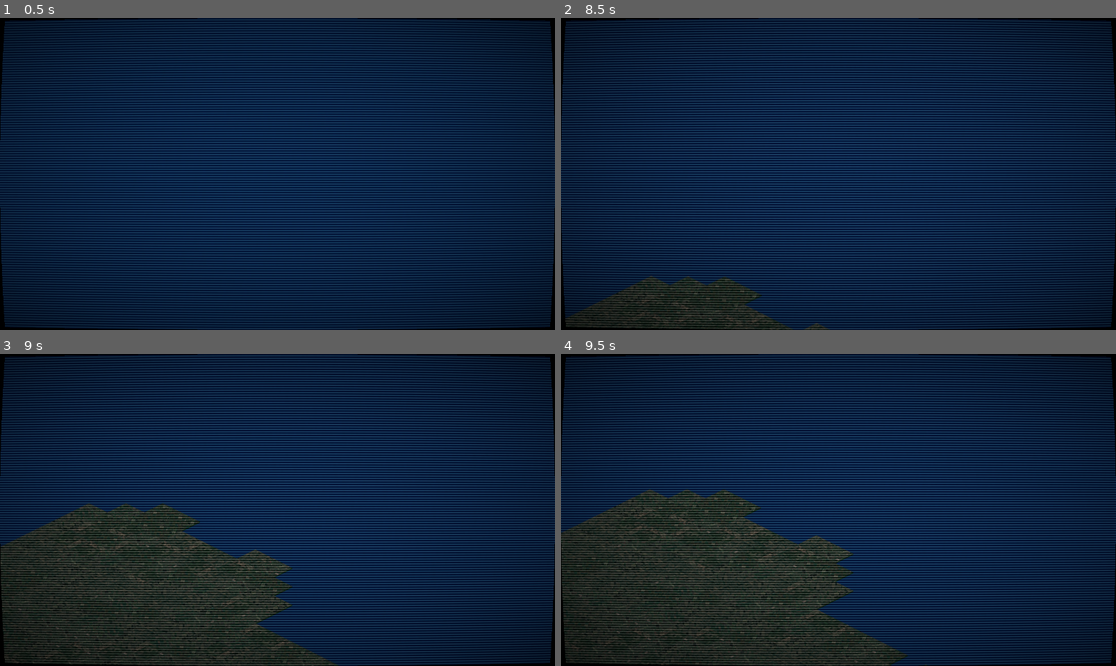
Above: before the commit, frames 1-4 (two rows, left to right).
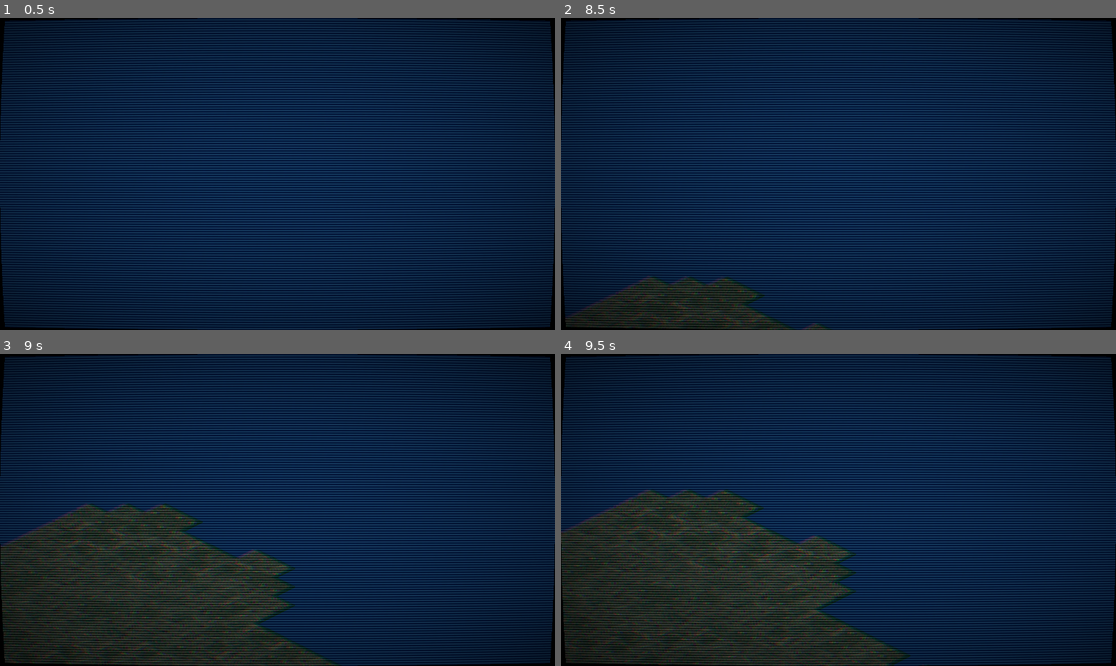
Above: after the commit, the same moments.

Repository: romabanana/romania2
Game: Godot game, scene res://scenes/main.tscn
Same seed, same stepped clock (60 frames per second), same inputs: the game is played once before the commit and once after it.
Inputs (mouse positions are in pixels of both pictures, inside the frame that each line leads up to):
- Up to frame 1 (0.5 s): no input
- Up to frame 2 (8.5 s): tap Enter at 0.5, 2, 3.5 s; move the mouse to (960, 158) at 0.52 s; hold D 0.53-1.25 s; tap C at 0.6, 2.1, 8.1 s; click (960, 158) at 0.67 s; tap Space at 0.77, 1.25, 2.75, 3.77, 4.25, 6.77 s; tap X at 0.8, 2.3, 3.8, 5.1, 6.6, 8.3 s; drag from (727, 189) to (810, 236) at 1.27 s; move the mouse to (894, 105) at 2.02 s; hold D 2.03-2.75 s; drag from (810, 236) to (672, 127) at 2.77 s; move the mouse to (1005, 220) at 3.52 s; hold A 3.53-4.25 s; tap Alt at 3.6 s; drag from (672, 127) to (755, 96) at 4.27 s; move the mouse to (866, 174) at 5.02 s; hold S 5.03-5.75 s; click (866, 174) at 5.17 s; drag from (755, 96) to (727, 189) at 5.77 s; move the mouse to (960, 158) at 6.52 s; hold W 6.53-7.25 s; drag from (727, 189) to (810, 236) at 7.27 s; move the mouse to (894, 105) at 8.02 s; hold S from 8.03 s (still down)
- Up to frame 3 (9 s): release S at 8.75 s; drag from (249, 572) to (111, 463) at 8.77 s
- Up to frame 4 (9.5 s): no input

Frame 1 is identical in both runs. In frame 2, 0.2% of the frame differs, in the area x 4-49%, y 82-100%; in frame 3, 1.7%; in frame 4, 1.9%, in the area x 0-63%, y 43-100%.

Commit message:
removed old scripts and fix minor issues

Diff:
--- a/scenes/main.tscn
+++ b/scenes/main.tscn
@@ -4,15 +4,14 @@
 [ext_resource type="Texture2D" uid="uid://c8jn1o6sbm5n6" path="res://assets/tilesets/test_tilest_3.png" id="3_jscy8"]
 [ext_resource type="Shader" uid="uid://b2eebbo6klu8d" path="res://shaders/water.gdshader" id="4_pm3ni"]
 [ext_resource type="Texture2D" uid="uid://3dfsldwpp57x" path="res://maps/map_01_provinces.png" id="5_a8y0u"]
-[ext_resource type="Shader" uid="uid://bxskpn667ysxq" path="res://scenes/FactionsMap.gdshader" id="6_jkv2x"]
+[ext_resource type="Shader" uid="uid://qyqo0nmj387i" path="res://shaders/faction_map.gdshader" id="6_a8y0u"]
 [ext_resource type="Texture2D" uid="uid://bcbrnvxs7yp36" path="res://assets/tilesets/sat_tileset.png" id="6_og1vs"]
 [ext_resource type="Texture2D" uid="uid://cixu2iuc1s4x4" path="res://maps/political_map.png" id="10_yq6so"]
 [ext_resource type="Texture2D" uid="uid://dfe6y3p1a6j2q" path="res://maps/border_map_4096.png" id="12_dp3eg"]
 [ext_resource type="Shader" uid="uid://bqwvmr70gnsi2" path="res://shaders/border.gdshader" id="12_tel4y"]
-[ext_resource type="Texture2D" uid="uid://qb28uwu154x7" path="res://scripts/autoloads/map_01_provinces_4096.png" id="13_gqmmt"]
+[ext_resource type="Texture2D" uid="uid://qb28uwu154x7" path="res://maps/map_01_provinces_4096.png" id="13_gqmmt"]
 [ext_resource type="Script" uid="uid://dj6gjhuc1ci5g" path="res://scripts/camera_2d.gd" id="16_j8jky"]
 [ext_resource type="Shader" uid="uid://ddmjbifcoltas" path="res://shaders/crt.gdshader" id="18_fuf3a"]
-[ext_resource type="Script" uid="uid://dm37rijg66dst" path="res://scripts/crt.gd" id="19_pibwh"]
 [ext_resource type="Script" uid="uid://sytpndouud54" path="res://scripts/selection_panel.gd" id="20_c6pm6"]
 [ext_resource type="Script" uid="uid://tglgwhkkc5lv" path="res://scenes/DebugPanel.gd" id="20_gqmmt"]
 
@@ -982,7 +981,7 @@
 tile_proxies/coords_level = [[0, Vector2i(0, 0)], [76, Vector2i(0, 0)], [1, Vector2i(0, 0)], [76, Vector2i(1, 0)], [2,  …(3243 unchanged characters)…
 
 [sub_resource type="ShaderMaterial" id="ShaderMaterial_jbj1t"]
-shader = ExtResource("6_jkv2x")
+shader = ExtResource("6_a8y0u")
 shader_parameter/border_strength = 0.8770000416575
 shader_parameter/inner_strength = 0.2000000095
 shader_parameter/water_border_strength = 0.774000036765
@@ -1073,7 +1072,6 @@
 grow_horizontal = 2
 grow_vertical = 2
 mouse_filter = 2
-script = ExtResource("19_pibwh")
 
 [node name="UI" type="CanvasLayer" parent="." unique_id=1412339274]
 
--- a/scripts/crt.gd
+++ /dev/null
@@ -1,15 +0,0 @@
-extends ColorRect
-
-var aberration_enabled : bool = true
-var scanline_enabled : bool = true
-
-func _input(event: InputEvent) -> void:
-	if event is InputEventKey and event.pressed:
-		if event.keycode == KEY_C:
-			aberration_enabled = !aberration_enabled
-			var value := 0.005 if aberration_enabled else 0.0
-			material.set_shader_parameter("aberration", value)
-		if event.keycode == KEY_X:
-			scanline_enabled = !scanline_enabled
-			var value := 0.2 if scanline_enabled else 0.0
-			material.set_shader_parameter("scanline_strength", value)
--- a/shaders/clouds.gdshader
+++ /dev/null
@@ -1,27 +0,0 @@
-shader_type canvas_item;
-
-uniform float cloud_speed  : hint_range(0.0, 1.0) = 0.05;
-uniform float cloud_scale  : hint_range(0.0, 1.0) = 0.003;
-uniform float cloud_density : hint_range(0.0, 1.0) = 0.5;
-uniform vec4 cloud_color : source_color = vec4(1.0, 1.0, 1.0, 0.15);
-
-void fragment() {
-    vec2 uv = VERTEX * cloud_scale;
-
-    // drift over time
-    uv.x += TIME * cloud_speed;
-    uv.y += TIME * cloud_speed * 0.4;
-
-    // layered sine waves to fake noise
-    float n  = sin(uv.x * 3.1 + uv.y * 2.3)
-             * cos(uv.x * 1.7 - uv.y * 3.7)
-             + sin(uv.x * 5.3 + uv.y * 1.1 + TIME * cloud_speed)
-             * cos(uv.x * 2.1 + uv.y * 4.3);
-
-    n = n * 0.25 + 0.5;  // normalize to 0-1
-
-    // threshold — only show where density is high enough
-    float cloud = smoothstep(cloud_density, cloud_density + 0.2, n);
-
-    COLOR = vec4(cloud_color.rgb, cloud_color.a * cloud);
-}
--- /dev/null
+++ b/shaders/faction_map.gdshader
@@ -0,0 +1,54 @@
+shader_type canvas_item;
+
+uniform float border_strength      : hint_range(0.0, 1.0) = 0.9;
+uniform float inner_strength       : hint_range(0.0, 1.0) = 0.15;
+uniform float water_border_strength: hint_range(0.0, 1.0) = 0.5;
+uniform float border_width         : hint_range(1.0, 5.0)  = 1.0;
+
+void fragment() {
+	vec2 px = vec2(border_width) / vec2(textureSize(TEXTURE, 0));
+
+	vec4 col        = texture(TEXTURE, UV);
+	vec4 right      = texture(TEXTURE, UV + vec2(px.x,  0.0));
+	vec4 left       = texture(TEXTURE, UV - vec2(px.x,  0.0));
+	vec4 down       = texture(TEXTURE, UV + vec2(0.0,   px.y));
+	vec4 up         = texture(TEXTURE, UV - vec2(0.0,   px.y));
+	vec4 up_right   = texture(TEXTURE, UV + vec2(px.x, -px.y));
+	vec4 up_left    = texture(TEXTURE, UV + vec2(-px.x, -px.y));
+	vec4 down_right = texture(TEXTURE, UV + vec2(px.x,  px.y));
+	vec4 down_left  = texture(TEXTURE, UV + vec2(-px.x,  px.y));
+
+	float is_owned      = step(0.01, col.a);
+	float right_owned   = step(0.01, right.a);
+	float left_owned    = step(0.01, left.a);
+	float down_owned    = step(0.01, down.a);
+	float up_owned      = step(0.01, up.a);
+	float ur_owned      = step(0.01, up_right.a);
+	float ul_owned      = step(0.01, up_left.a);
+	float dr_owned      = step(0.01, down_right.a);
+	float dl_owned      = step(0.01, down_left.a);
+
+	float province_edge = clamp(
+		step(0.01, length(col.rgb - right.rgb))      * right_owned +
+		step(0.01, length(col.rgb - left.rgb))       * left_owned  +
+		step(0.01, length(col.rgb - down.rgb))       * down_owned  +
+		step(0.01, length(col.rgb - up.rgb))         * up_owned    +
+		step(0.01, length(col.rgb - up_right.rgb))   * ur_owned    +
+		step(0.01, length(col.rgb - up_left.rgb))    * ul_owned    +
+		step(0.01, length(col.rgb - down_right.rgb)) * dr_owned    +
+		step(0.01, length(col.rgb - down_left.rgb))  * dl_owned,
+		0.0, 1.0) * is_owned;
+
+	float water_edge = clamp(
+		(1.0 - right_owned) + (1.0 - left_owned) +
+		(1.0 - down_owned)  + (1.0 - up_owned)   +
+		(1.0 - ur_owned)    + (1.0 - ul_owned)   +
+		(1.0 - dr_owned)    + (1.0 - dl_owned),
+		0.0, 1.0) * is_owned;
+
+	float opacity = inner_strength;
+	opacity = mix(opacity, water_border_strength, water_edge);
+	opacity = mix(opacity, border_strength, province_edge);
+
+	COLOR = vec4(col.rgb, col.a * opacity);
+}
Renamed: scripts/autoloads/map_01_provinces_4096.png -> maps/map_01_provinces_4096.png
Not shown, changed: maps/map_01_provinces_4096.png.import
Not shown, removed: scripts/crt.gd.uid
Not shown, removed: shaders/clouds.gdshader.uid
Not shown, added: shaders/faction_map.gdshader.uid
